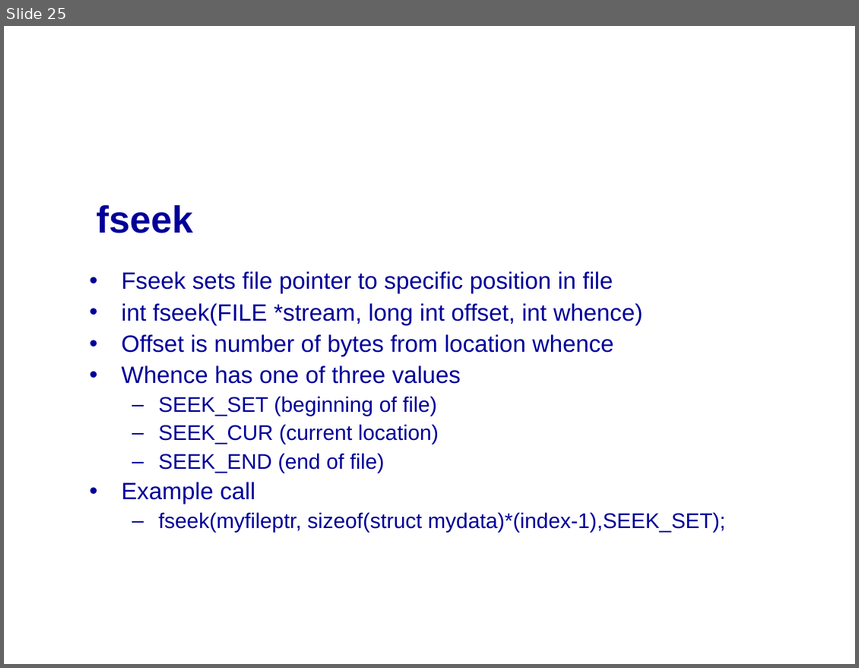
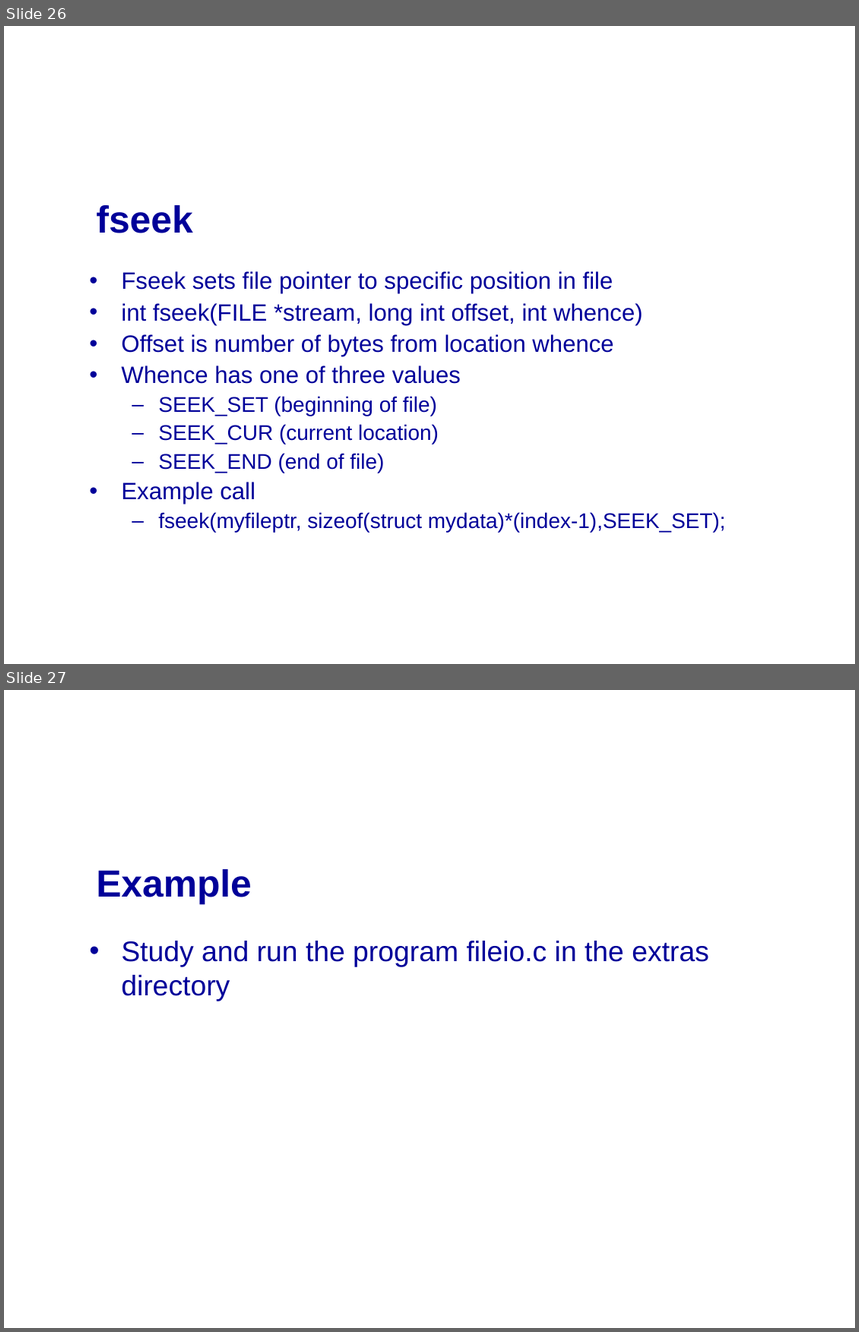
Before and after one commit to mikeg64/iome, a slide deck: src/examples/course/c/presentation/IntrotoC3.ppt. Shown one above the other, each under a label of ours: slide 25 before the commit, slides 26 and 27 after it. The pictures are 859x668 and 859x1332 pixels, drawn with LibreOffice and Linux fonts; fonts in the diff are those of the drawing; background and template pictures are left out. Boxes give left, top, right and bottom in pixels: in the first picture for what was removed or moved away, otherwise in the second. Text is boxed around its words. In the diff, an @@ line names an element or a change of style, - is before the commit and + after.

```diff
--- a/src/examples/course/c/presentation/IntrotoC3.ppt
+++ b/src/examples/course/c/presentation/IntrotoC3.ppt
@@ slide 27 added at (4, 690, 855, 1328), background picture (left out) @@
@@ title added at (96, 869, 252, 904), 32 pt, text #000099, bold @@
+Example
@@ text added at (121, 941, 709, 1001), 24 pt, text #000099 @@
+• Study and run the program fileio.c in the extras directory
@@ what was slide 25 is now slide 26 @@
```
Also in this commit, not shown: 1 other slide added, 14 other files.
